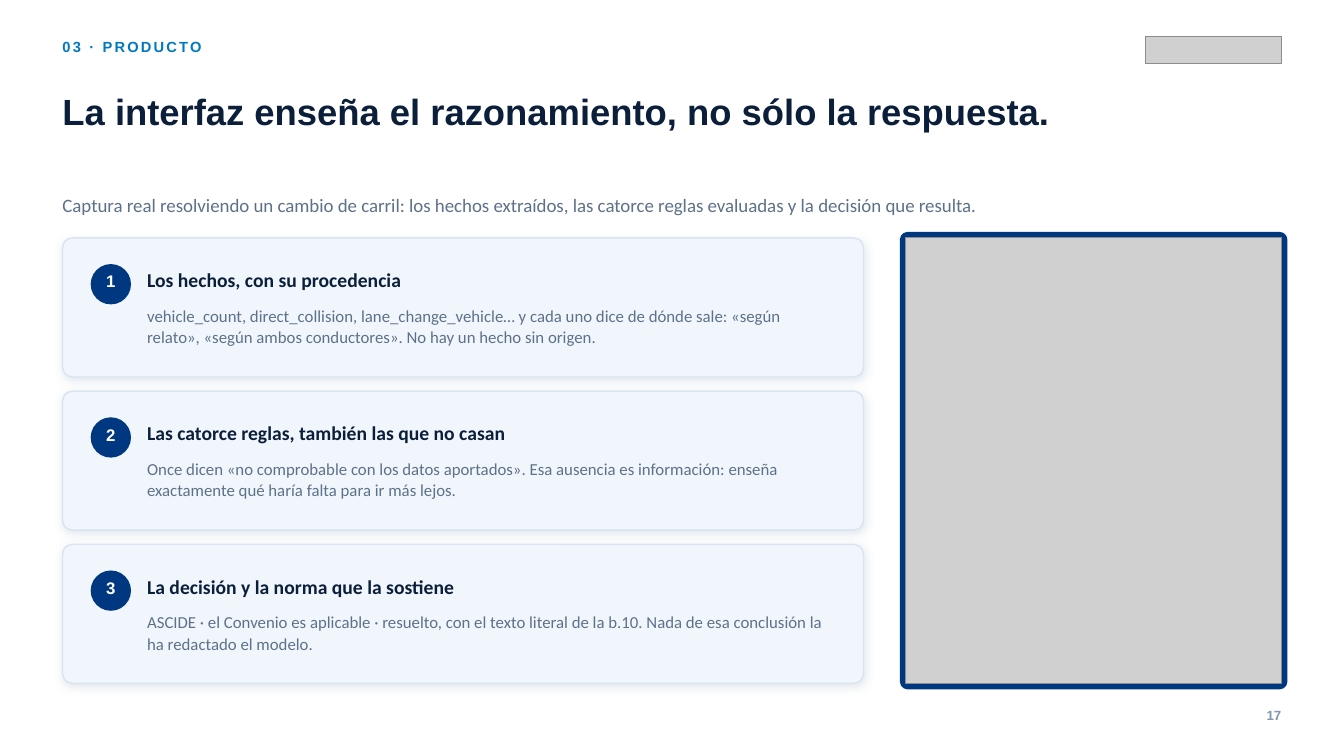
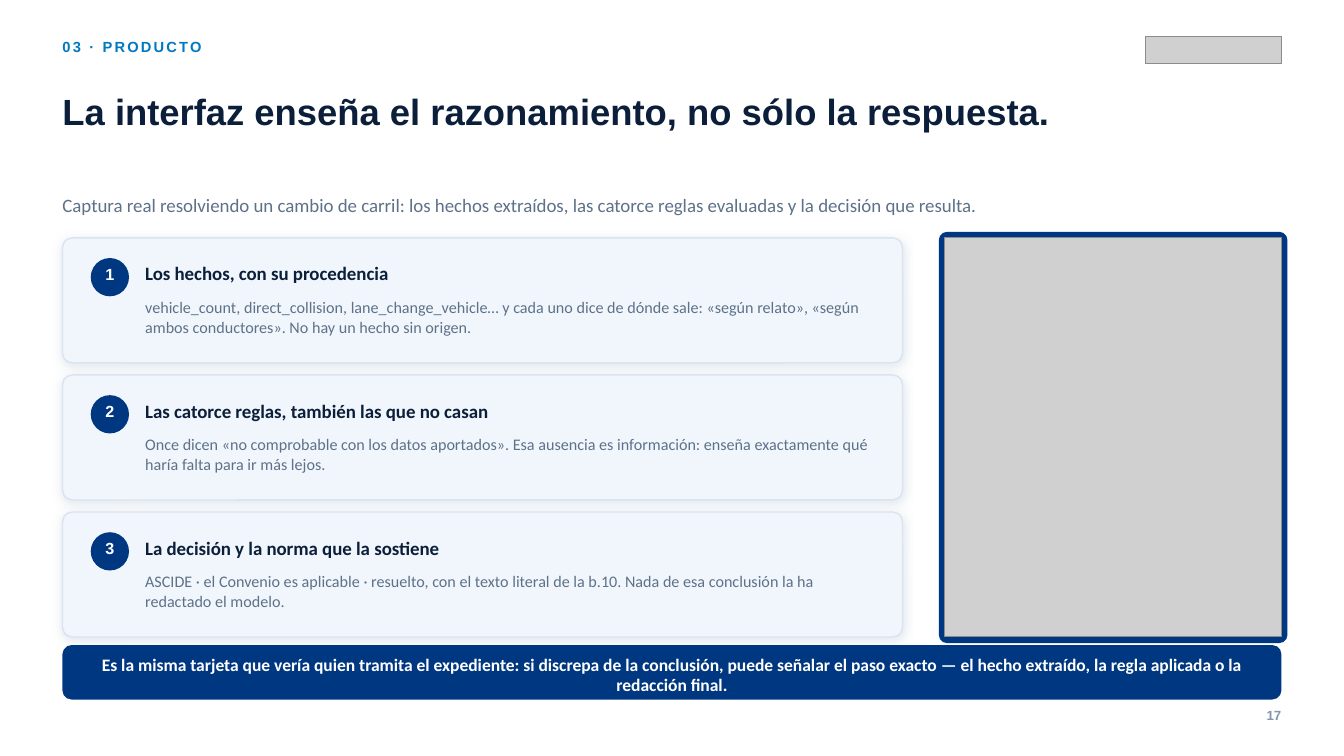
Before and after one commit to olixva/cicos-intelligence, a slide deck: slide 17 of docs/entrega/presentacion.pptx. Drawn at 1344x756 pixels with LibreOffice and Linux fonts; fonts in the diff are those of the drawing; grey boxes stand for pictures. Boxes give left, top, right and bottom in pixels: in the first picture for what was removed or moved away, otherwise in the second. Text is boxed around its words. In the diff, an @@ line names an element or a change of style, - is before the commit and + after.

Commit message:
feat(entrega): cerrar la lámina de interfaz con el ángulo de negocio
La lámina del razonamiento visible enseñaba el cómo y no el para qué. Ahora
remata con la consecuencia práctica: es la misma tarjeta que vería quien
tramita el expediente, y por eso puede señalar el paso exacto donde discrepa
—el hecho extraído, la regla aplicada o la redacción final— en vez de
discutir con una caja negra.

Y la lámina de la tesis lleva en sus notas la traducción al vocabulario del
sector (integridad de dato, de modelo y de decisión), por si en la sala se
usa esa terminología.

```diff
--- a/docs/entrega/presentacion.pptx
+++ b/docs/entrega/presentacion.pptx
@@ rounded rectangle: place and size @@
-rounded rectangle at <box>63,238,864,377</box>
+rounded rectangle at <box>63,238,902,363</box>
@@ rounded rectangle: place and size @@
-rounded rectangle at <box>900,232,1289,690</box>
+rounded rectangle at <box>939,232,1288,643</box>
@@ picture: place and size @@
-picture at <box>906,238,1282,684</box>
+picture at <box>945,238,1281,637</box>
@@ ellipse: place and size @@
-ellipse at <box>91,264,131,304</box>
+ellipse at <box>91,258,129,296</box>
@@ text "vehicle_count, direct_collision, lane_change_vehicle… y cada ...": place and size @@
-text "vehicle_count, direct_collision, lane_change_vehicle… y cada ..." at <box>147,310,780,346</box>
+text "vehicle_count, direct_collision, lane_change_vehicle… y cada ..." at <box>145,302,859,336</box>
@@ rounded rectangle: place and size @@
-rounded rectangle at <box>63,391,864,530</box>
+rounded rectangle at <box>63,375,902,500</box>
@@ text "2": place and size @@
-text "2" at <box>106,429,115,441</box>
+text "2" at <box>105,405,114,417</box>
@@ ellipse: place and size @@
-ellipse at <box>91,417,131,458</box>
+ellipse at <box>91,395,129,434</box>
@@ text "Las catorce reglas, también las ...": place and size @@
-text "Las catorce reglas, también las ..." at <box>147,426,505,444</box>
+text "Las catorce reglas, también las ..." at <box>145,404,488,422</box>
@@ text "Once dicen «no comprobable con ...": place and size @@
-text "Once dicen «no comprobable con ..." at <box>147,463,778,499</box>
+text "Once dicen «no comprobable con ..." at <box>145,439,868,473</box>
@@ proportions changed in 4 elements at <box>63,238,902,363</box>, <box>63,375,902,500</box>, <box>939,232,1288,643</box>, <box>63,512,902,637</box> @@
@@ rounded rectangle: place and size @@
-rounded rectangle at <box>63,544,864,684</box>
+rounded rectangle at <box>63,512,902,637</box>
@@ size 12 to 11.5 pt in 3 elements at <box>105,269,114,280</box>, <box>105,405,114,417</box>, <box>105,542,114,554</box> @@
@@ text "3": place and size @@
-text "3" at <box>106,582,115,594</box>
+text "3" at <box>105,542,114,554</box>
@@ ellipse: place and size @@
-ellipse at <box>91,571,131,611</box>
+ellipse at <box>91,532,129,571</box>
@@ size 14 to 13.5 pt in 3 elements at <box>145,266,388,283</box>, <box>145,404,488,422</box>, <box>145,541,439,558</box> @@
@@ text "La decisión y la norma ...": place and size @@
-text "La decisión y la norma ..." at <box>147,580,454,597</box>
+text "La decisión y la norma ..." at <box>145,541,439,558</box>
@@ size 12 to 11.5 pt; line spacing 1.06 to 1.04 in 3 elements at <box>145,302,859,336</box>, <box>145,439,868,473</box>, <box>145,576,813,607</box> @@
@@ text "ASCIDE · el Convenio es ...": place and size @@
-text "ASCIDE · el Convenio es ..." at <box>147,616,822,650</box>
+text "ASCIDE · el Convenio es ..." at <box>145,576,813,607</box>
@@ rounded rectangle added at <box>63,645,1281,700</box>, fill #003781 @@
@@ text added at <box>102,658,1241,691</box>, 12.5 pt, text #FFFFFF, bold @@
+Es la misma tarjeta que vería quien tramita el expediente: si discrepa de la conclusión, puede señalar el paso exacto — el hecho extraído, la regla aplicada o la redacción final.
```
Also in this commit, not shown: 4 other files.
